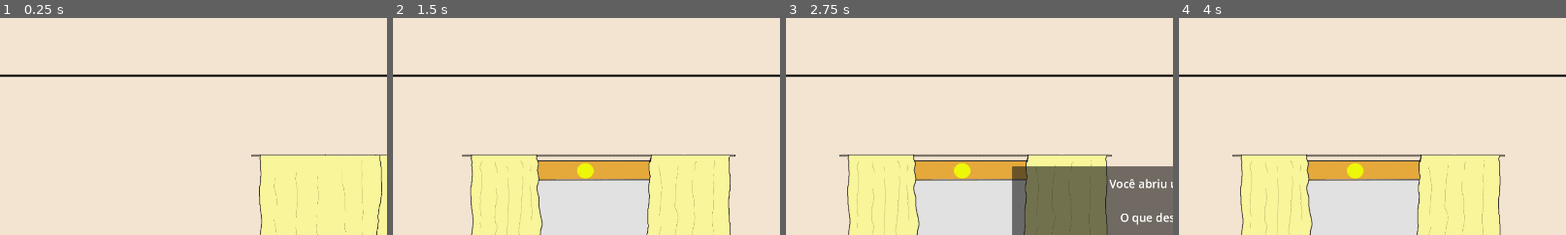
Above: before the commit, frames 1-4 (left to right).
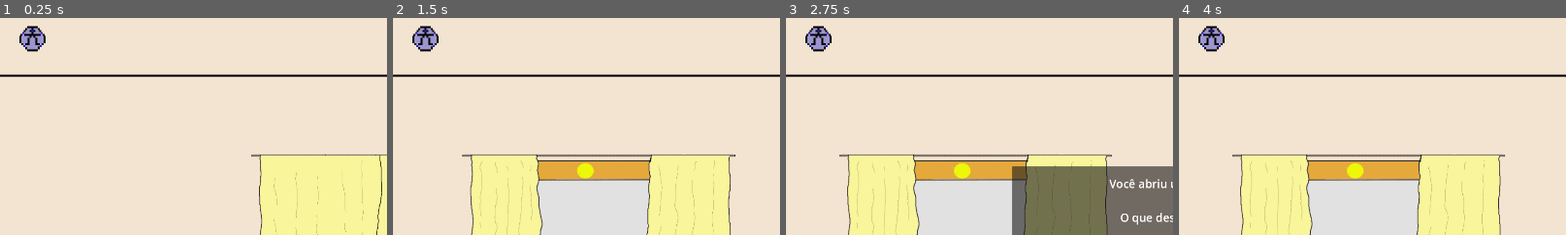
Above: after the commit, the same moments.

Repository: virginiamota/pfgs2026godot
Game: Godot game, scene res://scenes/Quarto.tscn
Same seed, same stepped clock (60 frames per second), same inputs: the game is played once before the commit and once after it.
Inputs (mouse positions are % of the whole screen's width and height, from its top left):
- Up to frame 1 (0.25 s): no input
- Up to frame 2 (1.5 s): tap Enter at 0.5 s; move the mouse to (50, 47) at 0.52 s; hold Right (ui_right) 0.53-1.28 s; click (50, 47) at 0.67 s; move the mouse to (4, 63) at 1.27 s; hold Down (ui_down) from 1.28 s (still down); click (4, 63) at 1.42 s
- Up to frame 3 (2.75 s): tap Space at 2 s; move the mouse to (76, 70) at 2.02 s; release Down (ui_down) at 2.03 s; hold Right (ui_right) from 2.03 s (still down); click (76, 70) at 2.17 s
- Up to frame 4 (4 s): release Right (ui_right) at 2.75 s; click "Olhar gaveta" at 2.75 s; click "Voltar" at 3.5 s
The pictures show only the part of the screen within x 0-50%, y 2-52%; the shares and areas given below are measured in that part.

The runs differ from the first frame. In frame 1, 0.6% of the frame differs, in the area x 5-12%, y 3-16%; in frame 2, 0.6%; in frame 3, 0.6%; in frame 4, 0.6%.

Commit message:
menu de acessibilidade

Diff:
--- a/pfg-antonio/project.godot
+++ b/pfg-antonio/project.godot
@@ -18,6 +18,7 @@
 [autoload]
 
 EstadoJogo="*res://scripts/estado_jogo.gd"
+Acessibilidade="*res://scripts/acessibilidade.gd"
 
 [display]
 
@@ -33,7 +34,9 @@
 inspecao_mural=""
 inspecao_pasta=""
 mesa=""
+objeto_interativo=""
 ursinho_cama=""
+painel_ui=""
 
 [physics]
 
--- a/pfg-antonio/scenes/Quarto.tscn
+++ b/pfg-antonio/scenes/Quarto.tscn
@@ -46,6 +46,9 @@
 [ext_resource type="Texture2D" uid="uid://b1d0jj3i0myuh" path="res://sprites/progresso/progresso.png" id="42_prgf"]
 [ext_resource type="Texture2D" uid="uid://bxasqtyrhhfq0" path="res://sprites/progresso/olho.png" id="43_olho"]
 [ext_resource type="Texture2D" uid="uid://cjj5f01ggygeu" path="res://sprites/progresso/cadeado.png" id="44_cdd"]
+[ext_resource type="Script" uid="uid://cmenuacss3k2p" path="res://scripts/menu_acessibilidade.gd" id="45_macs"]
+[ext_resource type="Texture2D" uid="uid://c15y65d5o35lt" path="res://sprites/ui/accessibility.png" id="48_vmbo3"]
+[ext_resource type="Texture2D" uid="uid://i1a8eidyn8ra" path="res://sprites/ui/lampada.png" id="49_s33xl"]
 
 [sub_resource type="RectangleShape2D" id="RectangleShape2D_janela"]
 size = Vector2(677, 295)
@@ -79,7 +82,7 @@
 position = Vector2(0, 413)
 texture = ExtResource("28_tap")
 
-[node name="Janela" type="Area2D" parent="Objetos" unique_id=1583920476]
+[node name="Janela" type="Area2D" parent="Objetos" unique_id=1583920476 groups=["objeto_interativo"]]
 position = Vector2(0, -33)
 script = ExtResource("23_janl")
 sprite_fechada = ExtResource("24_janf")
@@ -97,7 +100,7 @@
 [node name="SomFechar" type="AudioStreamPlayer" parent="Objetos/Janela" unique_id=1829304756]
 stream = ExtResource("38_jfch")
 
-[node name="Interruptor" type="Area2D" parent="Objetos" unique_id=1657483921]
+[node name="Interruptor" type="Area2D" parent="Objetos" unique_id=1657483921 groups=["objeto_interativo"]]
 position = Vector2(-472, 145)
 scale = Vector2(1.5, 1.5)
 script = ExtResource("26_intr")
@@ -111,7 +114,7 @@
 [node name="Som" type="AudioStreamPlayer" parent="Objetos/Interruptor" unique_id=1738492056]
 stream = ExtResource("39_luz")
 
-[node name="Cama" type="Area2D" parent="Objetos" unique_id=307208295 groups=["cama"]]
+[node name="Cama" type="Area2D" parent="Objetos" unique_id=307208295 groups=["cama", "objeto_interativo"]]
 position = Vector2(-897, 230)
 script = ExtResource("4_kl2w7")
 sprite_fechada = ExtResource("6_trav")
@@ -129,7 +132,7 @@
 position = Vector2(70, -87)
 shape = SubResource("RectangleShape2D_trav")
 
-[node name="Diario" parent="Objetos" unique_id=1876718501 instance=ExtResource("2_vq0a4")]
+[node name="Diario" parent="Objetos" unique_id=1876718501 groups=["objeto_interativo"] instance=ExtResource("2_vq0a4")]
 position = Vector2(-735, 151)
 scale = Vector2(0.7, 0.7)
 
@@ -141,10 +144,10 @@
 sprite_ursinho = ExtResource("15_urs")
 sprite_fantasma = ExtResource("16_ursf")
 
-[node name="Mesa" parent="Objetos" unique_id=959194041 groups=["mesa"] instance=ExtResource("7_8u7m2")]
+[node name="Mesa" parent="Objetos" unique_id=959194041 groups=["mesa", "objeto_interativo"] instance=ExtResource("7_8u7m2")]
 position = Vector2(1102, 316)
 
-[node name="Mural" type="Area2D" parent="Objetos" unique_id=1358209476]
+[node name="Mural" type="Area2D" parent="Objetos" unique_id=1358209476 groups=["objeto_interativo"]]
 position = Vector2(1235, -67)
 script = ExtResource("17_mural")
 
@@ -156,7 +159,7 @@
 
 [node name="CanvasLayer" type="CanvasLayer" parent="." unique_id=2116517443]
 
-[node name="EscolhaPanel" type="Panel" parent="CanvasLayer" unique_id=169257902 groups=["escolha_panel"]]
+[node name="EscolhaPanel" type="Panel" parent="CanvasLayer" unique_id=169257902 groups=["escolha_panel", "painel_ui"]]
 anchors_preset = 8
 anchor_left = 0.5
 anchor_top = 0.5
@@ -214,7 +217,7 @@
 theme_override_font_sizes/font_size = 24
 text = "Respeitar a privacidade"
 
-[node name="InspecaoDiario" type="Control" parent="CanvasLayer" unique_id=1560950867]
+[node name="InspecaoDiario" type="Control" parent="CanvasLayer" unique_id=1560950867 groups=["painel_ui"]]
 layout_mode = 3
 anchors_preset = 15
 anchor_right = 1.0
@@ -265,7 +268,7 @@
 theme_override_font_sizes/font_size = 24
 text = "Voltar"
 
-[node name="GavetaPanel" type="Panel" parent="CanvasLayer" unique_id=734998462 groups=["gaveta_panel"]]
+[node name="GavetaPanel" type="Panel" parent="CanvasLayer" unique_id=734998462 groups=["gaveta_panel", "painel_ui"]]
 anchors_preset = 8
 anchor_left = 0.5
 anchor_top = 0.5
@@ -323,7 +326,7 @@
 theme_override_font_sizes/font_size = 24
 text = "Fechar"
 
-[node name="InspecaoGaveta" type="Control" parent="CanvasLayer" unique_id=627502737 groups=["inspecao_gaveta"]]
+[node name="InspecaoGaveta" type="Control" parent="CanvasLayer" unique_id=627502737 groups=["inspecao_gaveta", "painel_ui"]]
 layout_mode = 3
 anchors_preset = 15
 anchor_right = 1.0
@@ -448,7 +451,7 @@
 theme_override_font_sizes/font_size = 24
 text = "Voltar"
 
-[node name="InspecaoMural" type="Control" parent="CanvasLayer" unique_id=1745092836 groups=["inspecao_mural"]]
+[node name="InspecaoMural" type="Control" parent="CanvasLayer" unique_id=1745092836 groups=["inspecao_mural", "painel_ui"]]
 clip_contents = true
 layout_mode = 3
 anchors_preset = 15
@@ -524,7 +527,7 @@
 theme_override_font_sizes/font_size = 24
 text = "Voltar"
 
-[node name="InspecaoPasta" type="Control" parent="CanvasLayer" unique_id=1657392048 groups=["inspecao_pasta"]]
+[node name="InspecaoPasta" type="Control" parent="CanvasLayer" unique_id=1657392048 groups=["inspecao_pasta", "painel_ui"]]
 layout_mode = 3
 anchors_preset = 15
 anchor_right = 1.0
@@ -660,7 +663,7 @@
 expand_mode = 1
 stretch_mode = 5
 
-[node name="Painel" type="Control" parent="Progresso" unique_id=1749382056]
+[node name="Painel" type="Control" parent="Progresso" unique_id=1749382056 groups=["painel_ui"]]
 layout_mode = 3
 anchors_preset = 15
 anchor_right = 1.0
@@ -796,6 +799,190 @@
 stretch_mode = 5
 
 [node name="BotaoVoltar" type="Button" parent="Progresso/Painel" unique_id=1560293847]
+layout_mode = 1
+anchors_preset = 3
+anchor_left = 1.0
+anchor_top = 1.0
+anchor_right = 1.0
+anchor_bottom = 1.0
+offset_left = -200.0
+offset_top = -100.0
+offset_right = -40.0
+offset_bottom = -40.0
+grow_horizontal = 0
+grow_vertical = 0
+theme_override_font_sizes/font_size = 24
+text = "Voltar"
+
+[node name="MenuAcessibilidade" type="CanvasLayer" parent="." unique_id=1948302716]
+script = ExtResource("45_macs")
+
+[node name="BotaoMenu" type="TextureRect" parent="MenuAcessibilidade" unique_id=1029386471]
+offset_left = 20.0
+offset_top = 20.0
+offset_right = 140.0
+offset_bottom = 140.0
+mouse_filter = 0
+texture = ExtResource("48_vmbo3")
+expand_mode = 1
+stretch_mode = 5
+
+[node name="IconeDica" type="TextureRect" parent="MenuAcessibilidade" unique_id=1364958272]
+visible = false
+offset_left = 20.0
+offset_top = 150.0
+offset_right = 140.0
+offset_bottom = 270.0
+mouse_filter = 0
+texture = ExtResource("49_s33xl")
+expand_mode = 1
+stretch_mode = 5
+
+[node name="LegendaSom" type="Label" parent="MenuAcessibilidade" unique_id=1837465921]
+visible = false
+anchors_preset = 7
+anchor_left = 0.5
+anchor_top = 1.0
+anchor_right = 0.5
+anchor_bottom = 1.0
+offset_left = -400.0
+offset_top = -160.0
+offset_right = 400.0
+offset_bottom = -110.0
+grow_horizontal = 2
+grow_vertical = 0
+theme_override_colors/font_outline_color = Color(0, 0, 0, 1)
+theme_override_constants/outline_size = 8
+theme_override_font_sizes/font_size = 28
+text = "[legenda]"
+horizontal_alignment = 1
+
+[node name="Dica" type="Label" parent="MenuAcessibilidade" unique_id=1120395866]
+visible = false
+anchors_preset = 10
+anchor_right = 1.0
+offset_left = 120.0
+offset_top = 24.0
+offset_right = -160.0
+offset_bottom = 74.0
+grow_horizontal = 2
+theme_override_colors/font_color = Color(1, 0.96, 0.75, 1)
+theme_override_colors/font_outline_color = Color(0, 0, 0, 1)
+theme_override_constants/outline_size = 8
+theme_override_font_sizes/font_size = 24
+text = "Dica"
+horizontal_alignment = 1
+
+[node name="Painel" type="Control" parent="MenuAcessibilidade" unique_id=1746253809 groups=["painel_ui"]]
+layout_mode = 3
+anchors_preset = 15
+anchor_right = 1.0
+anchor_bottom = 1.0
+grow_horizontal = 2
+grow_vertical = 2
+
+[node name="Fundo" type="ColorRect" parent="MenuAcessibilidade/Painel" unique_id=1120983746]
+layout_mode = 1
+anchors_preset = 15
+anchor_right = 1.0
+anchor_bottom = 1.0
+grow_horizontal = 2
+grow_vertical = 2
+color = Color(0, 0, 0, 0.75)
+
+[node name="Titulo" type="Label" parent="MenuAcessibilidade/Painel" unique_id=1657382910]
+layout_mode = 1
+anchors_preset = 10
+anchor_right = 1.0
+offset_top = 40.0
+offset_bottom = 100.0
+grow_horizontal = 2
+theme_override_font_sizes/font_size = 36
+text = "Acessibilidade"
+horizontal_alignment = 1
+
+[node name="Lista" type="VBoxContainer" parent="MenuAcessibilidade/Painel" unique_id=1364950287]
+layout_mode = 1
+anchors_preset = 8
+anchor_left = 0.5
+anchor_top = 0.5
+anchor_right = 0.5
+anchor_bottom = 0.5
+offset_left = -350.0
+offset_top = -360.0
+offset_right = 350.0
+offset_bottom = 380.0
+grow_horizontal = 2
+grow_vertical = 2
+theme_override_constants/separation = 10
+
+[node name="SecaoMotora" type="Label" parent="MenuAcessibilidade/Painel/Lista" unique_id=1847302915]
+layout_mode = 2
+theme_override_font_sizes/font_size = 28
+text = "Motora"
+
+[node name="OpcaoHitbox" type="CheckBox" parent="MenuAcessibilidade/Painel/Lista" unique_id=1102938476]
+layout_mode = 2
+theme_override_font_sizes/font_size = 22
+text = "Áreas clicáveis ampliadas"
+
+[node name="OpcaoTeclado" type="CheckBox" parent="MenuAcessibilidade/Painel/Lista" unique_id=1394857206]
+layout_mode = 2
+theme_override_font_sizes/font_size = 22
+text = "Navegação por teclado (em desenvolvimento)"
+
+[node name="SecaoCognitiva" type="Label" parent="MenuAcessibilidade/Painel/Lista" unique_id=1750293847]
+layout_mode = 2
+theme_override_font_sizes/font_size = 28
+text = "Cognitiva"
+
+[node name="OpcaoDicas" type="CheckBox" parent="MenuAcessibilidade/Painel/Lista" unique_id=1846029376]
+layout_mode = 2
+theme_override_font_sizes/font_size = 22
+text = "Dicas contextuais"
+
+[node name="SecaoVisual" type="Label" parent="MenuAcessibilidade/Painel/Lista" unique_id=1029384767]
+layout_mode = 2
+theme_override_font_sizes/font_size = 28
+text = "Visual"
+
+[node name="OpcaoDestaque" type="CheckBox" parent="MenuAcessibilidade/Painel/Lista" unique_id=1938475622]
+layout_mode = 2
+theme_override_font_sizes/font_size = 22
+text = "Destaque de objetos interativos"
+
+[node name="OpcaoFonte" type="CheckBox" parent="MenuAcessibilidade/Painel/Lista" unique_id=1573920487]
+layout_mode = 2
+theme_override_font_sizes/font_size = 22
+text = "Fonte ampliada"
+
+[node name="SecaoAuditiva" type="Label" parent="MenuAcessibilidade/Painel/Lista" unique_id=1657849303]
+layout_mode = 2
+theme_override_font_sizes/font_size = 28
+text = "Auditiva"
+
+[node name="OpcaoLegendas" type="CheckBox" parent="MenuAcessibilidade/Painel/Lista" unique_id=1394875621]
+layout_mode = 2
+theme_override_font_sizes/font_size = 22
+text = "Legendas descritivas"
+
+[node name="SecaoGerais" type="Label" parent="MenuAcessibilidade/Painel/Lista" unique_id=1748293057]
+layout_mode = 2
+theme_override_font_sizes/font_size = 28
+text = "Gerais"
+
+[node name="OpcaoWasd" type="CheckBox" parent="MenuAcessibilidade/Painel/Lista" unique_id=1748293058]
+layout_mode = 2
+theme_override_font_sizes/font_size = 22
+text = "Controles alternativos (WASD)"
+
+[node name="OpcaoRemapear" type="CheckBox" parent="MenuAcessibilidade/Painel/Lista" unique_id=1029384768]
+layout_mode = 2
+theme_override_font_sizes/font_size = 22
+disabled = true
+text = "Controles remapeáveis (planejado)"
+
+[node name="BotaoVoltar" type="Button" parent="MenuAcessibilidade/Painel" unique_id=1503827469]
 layout_mode = 1
 anchors_preset = 3
 anchor_left = 1.0
@@ -826,3 +1013,6 @@
 [connection signal="gui_input" from="Inventario/Barra/SlotDesenho/IconeDesenho" to="Inventario" method="_on_icone_desenho_gui_input"]
 [connection signal="gui_input" from="Progresso/IconeNotas" to="Progresso" method="_on_icone_notas_gui_input"]
 [connection signal="pressed" from="Progresso/Painel/BotaoVoltar" to="Progresso" method="_on_botao_voltar_pressed"]
+[connection signal="gui_input" from="MenuAcessibilidade/BotaoMenu" to="MenuAcessibilidade" method="_on_botao_menu_gui_input"]
+[connection signal="gui_input" from="MenuAcessibilidade/IconeDica" to="MenuAcessibilidade" method="_on_icone_dica_gui_input"]
+[connection signal="pressed" from="MenuAcessibilidade/Painel/BotaoVoltar" to="MenuAcessibilidade" method="_on_botao_voltar_pressed"]
--- /dev/null
+++ b/pfg-antonio/scripts/acessibilidade.gd
@@ -0,0 +1,215 @@
+extends Node
+
+const ARQUIVO = "user://acessibilidade.cfg"
+
+const TAMANHO_MINIMO_HITBOX = 110.0
+
+const FATOR_FONTE = 1.25
+const ALARGAMENTO_PAINEL = 70.0
+const COR_DESTAQUE = Color(1.0, 1.0, 0.55)
+
+const OPCOES = [
+	"hitbox_ampliada",
+	"destaque_interativos",
+	"fonte_ampliada",
+	"legendas",
+	"dicas",
+	"navegacao_teclado",
+	"wasd",
+]
+
+const TECLAS_WASD = {
+	"ui_left": KEY_A,
+	"ui_right": KEY_D,
+	"ui_up": KEY_W,
+	"ui_down": KEY_S,
+}
+
+signal legenda_emitida(texto)
+signal opcoes_mudaram
+
+var hitbox_ampliada = false
+var destaque_interativos = false
+var fonte_ampliada = false
+var legendas = false
+var dicas = false
+var navegacao_teclado = false
+var wasd = false
+
+var paineis_conectados = []
+
+func _ready():
+
+	carregar()
+
+	aplicar_wasd()
+
+func definir(opcao, valor):
+
+	set(opcao, valor)
+
+	aplicar_tudo()
+
+	salvar()
+
+	opcoes_mudaram.emit()
+
+func aplicar_tudo():
+
+	aplicar_hitbox()
+	aplicar_destaque()
+	aplicar_fonte()
+	aplicar_wasd()
+	aplicar_foco()
+
+func aplicar_hitbox():
+
+	for objeto in get_tree().get_nodes_in_group("objeto_interativo"):
+		for filho in objeto.get_children():
+			if filho is CollisionShape2D and filho.shape is RectangleShape2D:
+
+				filho.scale = Vector2.ONE
+
+				if hitbox_ampliada:
+
+					var mundo = filho.shape.size * objeto.global_scale.abs()
+
+					filho.scale = Vector2(
+						max(1.0, TAMANHO_MINIMO_HITBOX / mundo.x),
+						max(1.0, TAMANHO_MINIMO_HITBOX / mundo.y)
+					)
+
+func aplicar_destaque():
+
+	var cor = COR_DESTAQUE if destaque_interativos else Color(1, 1, 1)
+
+	for objeto in get_tree().get_nodes_in_group("objeto_interativo"):
+		objeto.modulate = cor
+
+func aplicar_fonte():
+
+	aplicar_fonte_em(get_tree().root)
+
+	for grupo in ["escolha_panel", "gaveta_panel"]:
+
+		var painel = get_tree().get_first_node_in_group(grupo)
+
+		if painel:
+			alargar_painel(painel)
+
+func aplicar_fonte_em(no):
+
+	if no is Control and no.has_theme_font_size_override("font_size"):
+
+		if not no.has_meta("fonte_original"):
+			no.set_meta("fonte_original", no.get_theme_font_size("font_size"))
+
+		var tamanho = no.get_meta("fonte_original")
+
+		if fonte_ampliada:
+			tamanho = int(round(tamanho * FATOR_FONTE))
+
+		no.add_theme_font_size_override("font_size", tamanho)
+
+	for filho in no.get_children():
+		aplicar_fonte_em(filho)
+
+func alargar_painel(painel):
+
+	var extra = ALARGAMENTO_PAINEL if fonte_ampliada else 0.0
+
+	ajustar_offset(painel, "offset_left", -extra)
+	ajustar_offset(painel, "offset_right", extra)
+
+	for filho in painel.get_children():
+		if filho is Button:
+			if filho.anchor_left == 0.0:
+				ajustar_offset(filho, "offset_right", extra)
+			else:
+				ajustar_offset(filho, "offset_left", -extra)
+
+func ajustar_offset(no, propriedade, extra):
+
+	var chave = "original_" + propriedade
+
+	if not no.has_meta(chave):
+		no.set_meta(chave, no.get(propriedade))
+
+	no.set(propriedade, no.get_meta(chave) + extra)
+
+func aplicar_wasd():
+
+	for acao in TECLAS_WASD:
+
+		var tecla = TECLAS_WASD[acao]
+
+		var existente = null
+
+		for evento in InputMap.action_get_events(acao):
+			if evento is InputEventKey and evento.physical_keycode == tecla:
+				existente = evento
+
+		if wasd and existente == null:
+
+			var evento = InputEventKey.new()
+			evento.physical_keycode = tecla
+
+			InputMap.action_add_event(acao, evento)
+
+		elif not wasd and existente != null:
+
+			InputMap.action_erase_event(acao, existente)
+
+func aplicar_foco():
+
+	for painel in get_tree().get_nodes_in_group("painel_ui"):
+		if not painel in paineis_conectados:
+			paineis_conectados.append(painel)
+			painel.visibility_changed.connect(_ao_mudar_visibilidade.bind(painel))
+
+func _ao_mudar_visibilidade(painel):
+
+	if navegacao_teclado and painel.visible:
+
+		var alvo = primeiro_focavel(painel)
+
+		if alvo:
+			alvo.grab_focus.call_deferred()
+
+func primeiro_focavel(no):
+
+	if no is BaseButton and no.visible and not no.disabled:
+		return no
+
+	for filho in no.get_children():
+
+		var achado = primeiro_focavel(filho)
+
+		if achado:
+			return achado
+
+	return null
+
+func legenda(texto):
+
+	if legendas:
+		legenda_emitida.emit(texto)
+
+func salvar():
+
+	var config = ConfigFile.new()
+
+	for opcao in OPCOES:
+		config.set_value("opcoes", opcao, get(opcao))
+
+	config.save(ARQUIVO)
+
+func carregar():
+
+	var config = ConfigFile.new()
+
+	if config.load(ARQUIVO) != OK:
+		return
+
+	for opcao in OPCOES:
+		set(opcao, config.get_value("opcoes", opcao, false))
--- a/pfg-antonio/scripts/desenho_rabiscado.gd
+++ b/pfg-antonio/scripts/desenho_rabiscado.gd
@@ -36,7 +36,11 @@
 	if event is InputEventMouseButton and event.button_index == MOUSE_BUTTON_LEFT and event.pressed:
 
 		if EstadoJogo.desenho_estado == EstadoJogo.Desenho.RABISCADO:
-			iniciar_segurada()
+
+			chacoalhar()
+
+			if EstadoJogo.desenho_estado == EstadoJogo.Desenho.RABISCADO:
+				iniciar_segurada()
 
 		elif EstadoJogo.desenho_estado == EstadoJogo.Desenho.LIMPO:
 			coletar()
--- a/pfg-antonio/scripts/interruptor.gd
+++ b/pfg-antonio/scripts/interruptor.gd
@@ -21,5 +21,7 @@
 
 	if ligado:
 		luz.color = Color(1, 1, 1)
+		Acessibilidade.legenda("[luz acende]")
 	else:
 		luz.color = Color(0.5, 0.5, 0.58)
+		Acessibilidade.legenda("[luz apaga]")
--- a/pfg-antonio/scripts/janela.gd
+++ b/pfg-antonio/scripts/janela.gd
@@ -27,6 +27,8 @@
 	if aberta:
 		sprite.texture = sprite_aberta
 		som_abrir.play()
+		Acessibilidade.legenda("[janela abre]")
 	else:
 		sprite.texture = sprite_fechada
 		som_fechar.play()
+		Acessibilidade.legenda("[janela fecha]")
--- /dev/null
+++ b/pfg-antonio/scripts/menu_acessibilidade.gd
@@ -0,0 +1,139 @@
+extends CanvasLayer
+
+const DURACAO_LEGENDA = 2.0
+const DURACAO_DICA = 10.0
+const TEXTURA_LAMPADA = "res://sprites/ui/lampada.png"
+
+@onready var painel = $Painel
+@onready var legenda_som = $LegendaSom
+@onready var dica = $Dica
+@onready var icone_dica = $IconeDica
+
+@onready var caixas = {
+	"hitbox_ampliada": $Painel/Lista/OpcaoHitbox,
+	"destaque_interativos": $Painel/Lista/OpcaoDestaque,
+	"fonte_ampliada": $Painel/Lista/OpcaoFonte,
+	"legendas": $Painel/Lista/OpcaoLegendas,
+	"dicas": $Painel/Lista/OpcaoDicas,
+	"navegacao_teclado": $Painel/Lista/OpcaoTeclado,
+	"wasd": $Painel/Lista/OpcaoWasd,
+}
+
+var tempo_legenda = 0.0
+var tempo_dica = 0.0
+
+func _ready():
+
+	painel.visible = false
+
+	legenda_som.visible = false
+
+	dica.visible = false
+
+	if icone_dica.texture == null and ResourceLoader.exists(TEXTURA_LAMPADA):
+		icone_dica.texture = load(TEXTURA_LAMPADA)
+
+	for opcao in caixas:
+		caixas[opcao].button_pressed = Acessibilidade.get(opcao)
+		caixas[opcao].toggled.connect(_ao_alternar.bind(opcao))
+
+	Acessibilidade.legenda_emitida.connect(mostrar_legenda)
+	Acessibilidade.opcoes_mudaram.connect(atualizar_dica)
+
+	EstadoJogo.ursinho_mudou.connect(atualizar_dica)
+	EstadoJogo.desenho_mudou.connect(atualizar_dica)
+	EstadoJogo.progresso_mudou.connect(atualizar_dica)
+
+	Acessibilidade.aplicar_tudo()
+
+	atualizar_dica()
+
+func _ao_alternar(valor, opcao):
+
+	Acessibilidade.definir(opcao, valor)
+
+func _on_botao_menu_gui_input(event):
+
+	if event is InputEventMouseButton and event.button_index == MOUSE_BUTTON_LEFT and event.pressed:
+		abrir()
+
+func abrir():
+
+	if EstadoJogo.ui_aberta:
+		return
+
+	EstadoJogo.ui_aberta = true
+
+	painel.visible = true
+
+func _on_botao_voltar_pressed():
+
+	painel.visible = false
+
+	EstadoJogo.ui_aberta = false
+
+func _on_icone_dica_gui_input(event):
+
+	if event is InputEventMouseButton and event.button_index == MOUSE_BUTTON_LEFT and event.pressed:
+		mostrar_dica()
+
+func mostrar_dica():
+
+	dica.text = texto_dica()
+
+	dica.visible = true
+
+	tempo_dica = DURACAO_DICA
+
+func atualizar_dica():
+
+	icone_dica.visible = Acessibilidade.dicas
+
+	if not Acessibilidade.dicas:
+		dica.visible = false
+
+	if dica.visible:
+		dica.text = texto_dica()
+
+func texto_dica():
+
+	if EstadoJogo.ursinho_estado == EstadoJogo.Ursinho.NA_GAVETA:
+		return "Dica: as gavetas podem guardar algo."
+
+	if EstadoJogo.ursinho_estado != EstadoJogo.Ursinho.NO_LUGAR:
+		return "Dica: o ursinho gostaria de voltar para a cama."
+
+	if EstadoJogo.desenho_estado == EstadoJogo.Desenho.RABISCADO:
+		return "Dica: chacoalhe ou clique no desenho rabiscado para revelá-lo."
+
+	if not (EstadoJogo.progresso.has("Desenho1") and EstadoJogo.progresso.has("Desenho2") and EstadoJogo.progresso.has("Desenho3")):
+		return "Dica: os desenhos do mural podem ser reorganizados."
+
+	if not EstadoJogo.progresso.has("diario"):
+		return "Dica: o travesseiro da cama parece fora do lugar."
+
+	return "Você explorou tudo por enquanto. Confira o bloco de notas."
+
+func mostrar_legenda(texto):
+
+	legenda_som.text = texto
+
+	legenda_som.visible = true
+
+	tempo_legenda = DURACAO_LEGENDA
+
+func _process(delta):
+
+	if tempo_legenda > 0.0:
+
+		tempo_legenda -= delta
+
+		if tempo_legenda <= 0.0:
+			legenda_som.visible = false
+
+	if tempo_dica > 0.0:
+
+		tempo_dica -= delta
+
+		if tempo_dica <= 0.0:
+			dica.visible = false
--- a/pfg-antonio/scripts/mesa.gd
+++ b/pfg-antonio/scripts/mesa.gd
@@ -47,6 +47,8 @@
 
 	som_abrir.play()
 
+	Acessibilidade.legenda("[gaveta abre]")
+
 	EstadoJogo.ui_aberta = true
 
 	var painel = get_tree().get_first_node_in_group("gaveta_panel")
@@ -62,3 +64,5 @@
 	trocar_sprite(sprite_fechada)
 
 	som_fechar.play()
+
+	Acessibilidade.legenda("[gaveta fecha]")
Not shown, added: pfg-antonio/scripts/acessibilidade.gd.uid
Not shown, added: pfg-antonio/scripts/menu_acessibilidade.gd.uid
Binary file added: pfg-antonio/sprites/ui/accessibility.png
Not shown, added: pfg-antonio/sprites/ui/accessibility.png.import
Binary file added: pfg-antonio/sprites/ui/lampada.png
Not shown, added: pfg-antonio/sprites/ui/lampada.png.import
